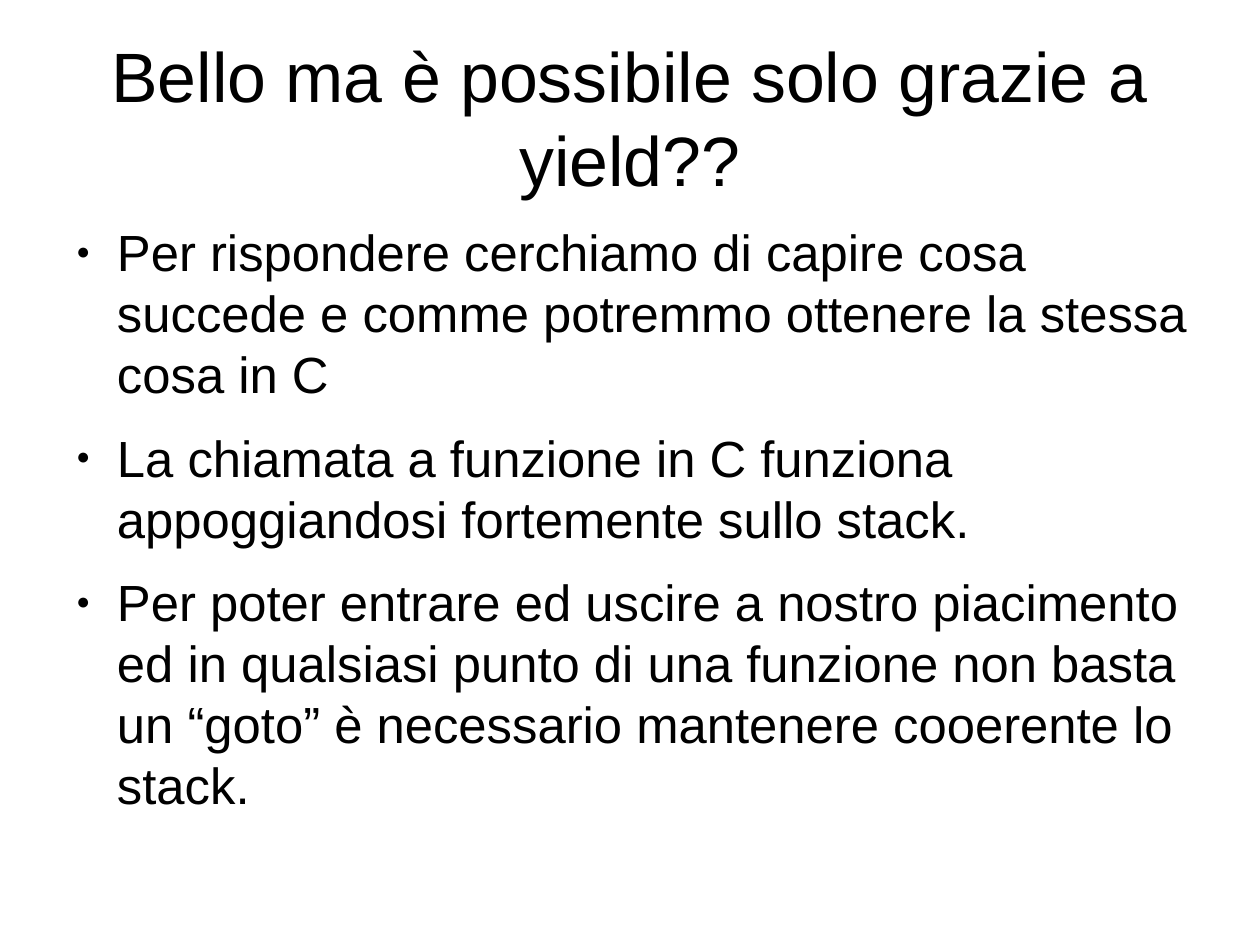
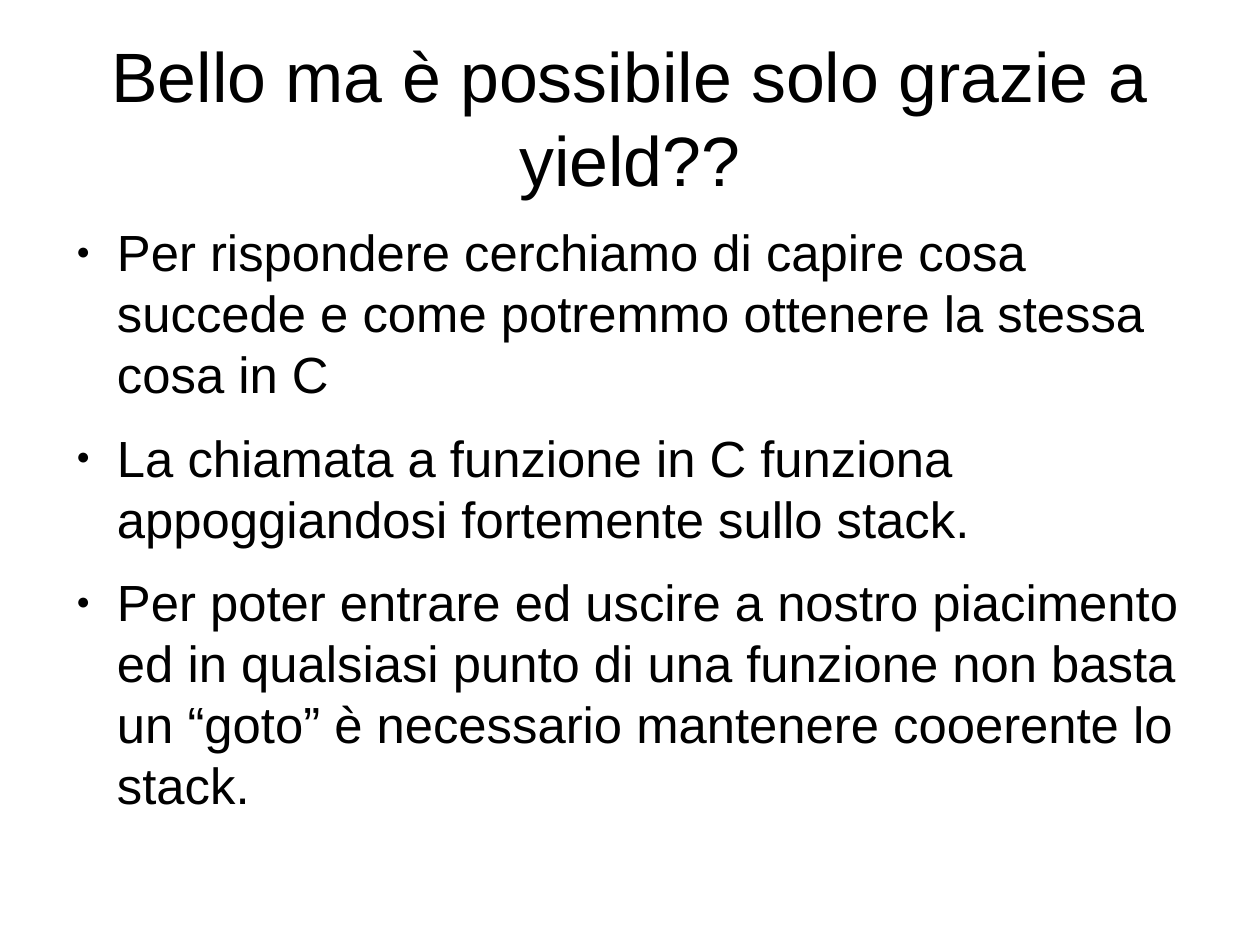
Before and after one commit to mdionisio/workshop_coroutine, a slide deck: slide 9 of presentazione.odp (slide 8 before the commit). Drawn at 1260x945 pixels with LibreOffice and Linux fonts; fonts in the diff are those of the drawing. Boxes give left, top, right and bottom in pixels: in the first picture for what was removed or moved away, otherwise in the second. Text is boxed around its words. In the diff, an @@ line names an element or a change of style, - is before the commit and + after.

```diff
--- a/presentazione.odp
+++ b/presentazione.odp
@@ text at (117,234,1144,394): text changed @@
-● Per rispondere cerchiamo di capire cosa succede e comme potremmo ottenere la stessa cosa in C
+● Per rispondere cerchiamo di capire cosa succede e come potremmo ottenere la stessa cosa in C
```
Also in this commit, not shown: 2 other slides changed, 5 slides added, 2 slides removed.
